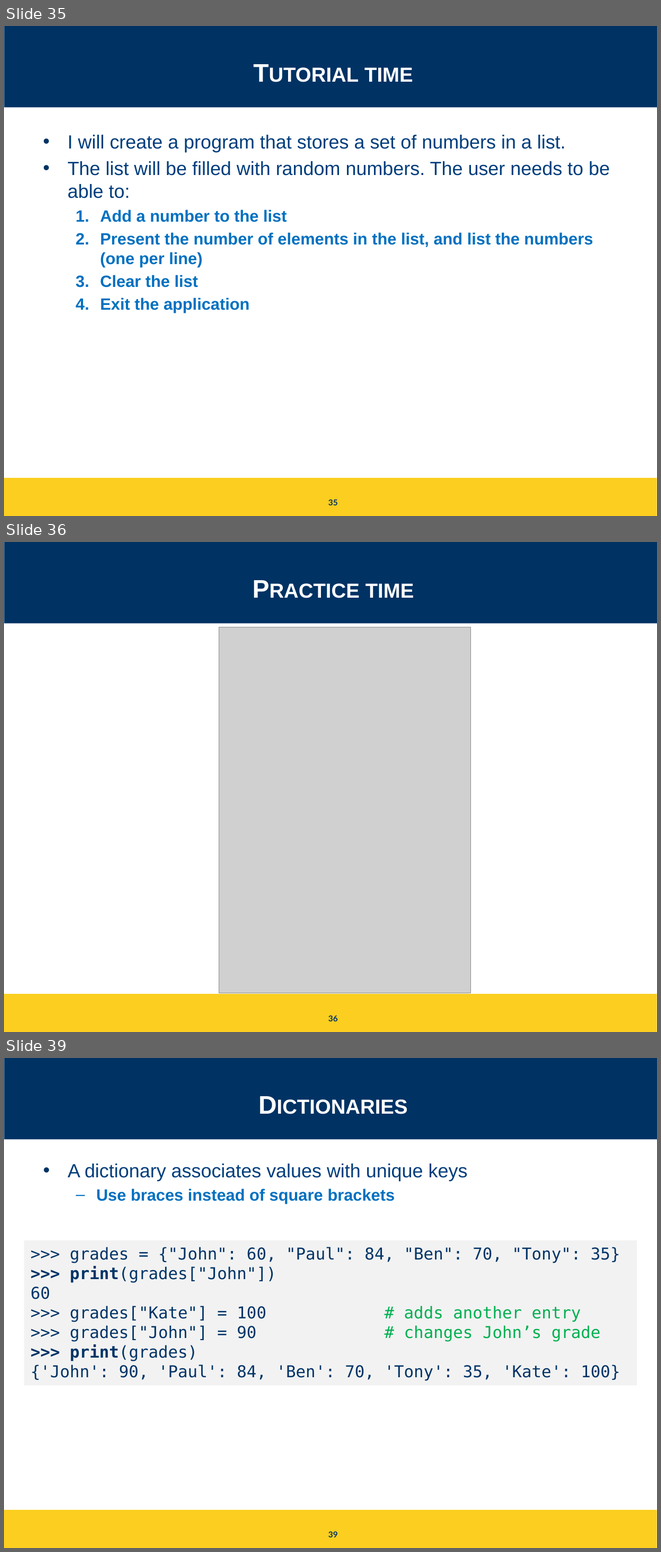
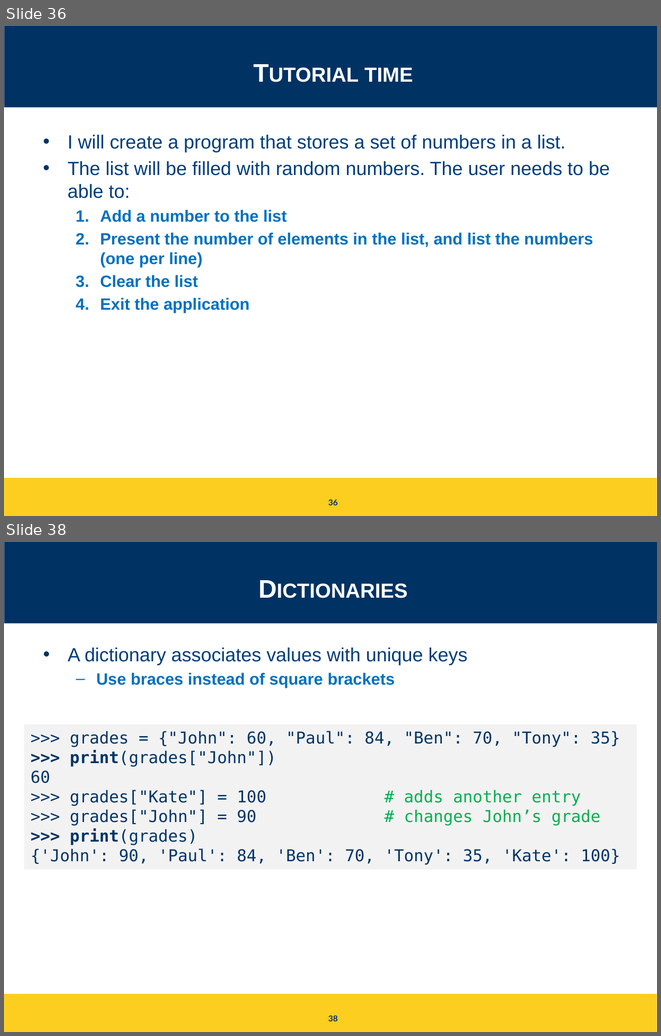
Before and after one commit to igorsteinmacher/INF502-Fall2020, a slide deck: slides/Python_ready_set_go.pptx. Shown one above the other, each under a label of ours: slides 35, 36 and 39 before the commit, slides 36 and 38 after it; the slides between them are not shown. The pictures are 661x1552 and 661x1036 pixels, drawn with LibreOffice and Linux fonts; fonts in the diff are those of the drawing; grey boxes stand for pictures. Boxes give left, top, right and bottom in pixels: in the first picture for what was removed or moved away, otherwise in the second. Text is boxed around its words. In the diff, an @@ line names an element or a change of style, - is before the commit and + after.

```diff
--- a/slides/Python_ready_set_go.pptx
+++ b/slides/Python_ready_set_go.pptx
@@ slide 36 removed at <box>4,542,657,1032</box>, background #FFFFFF; not listed: 3 template elements that a slide beside it also shows @@
@@ title removed at <box>365,583,414,598</box> @@
-Practice time
@@ picture removed at <box>219,627,470,992</box> @@
@@ page number removed at <box>328,1015,338,1021</box> @@
-36
@@ what was slide 35 is now slide 36 @@
@@ page number at <box>328,499,338,505</box>: text changed @@
-35
+36
@@ what was slide 39 is now slide 38 @@
@@ page number at <box>328,1015,338,1021</box>: text changed @@
-39
+38
```
Also in this commit, not shown: 3 slides changed, 1 slide added, 1 other slide removed, 1 other file.
